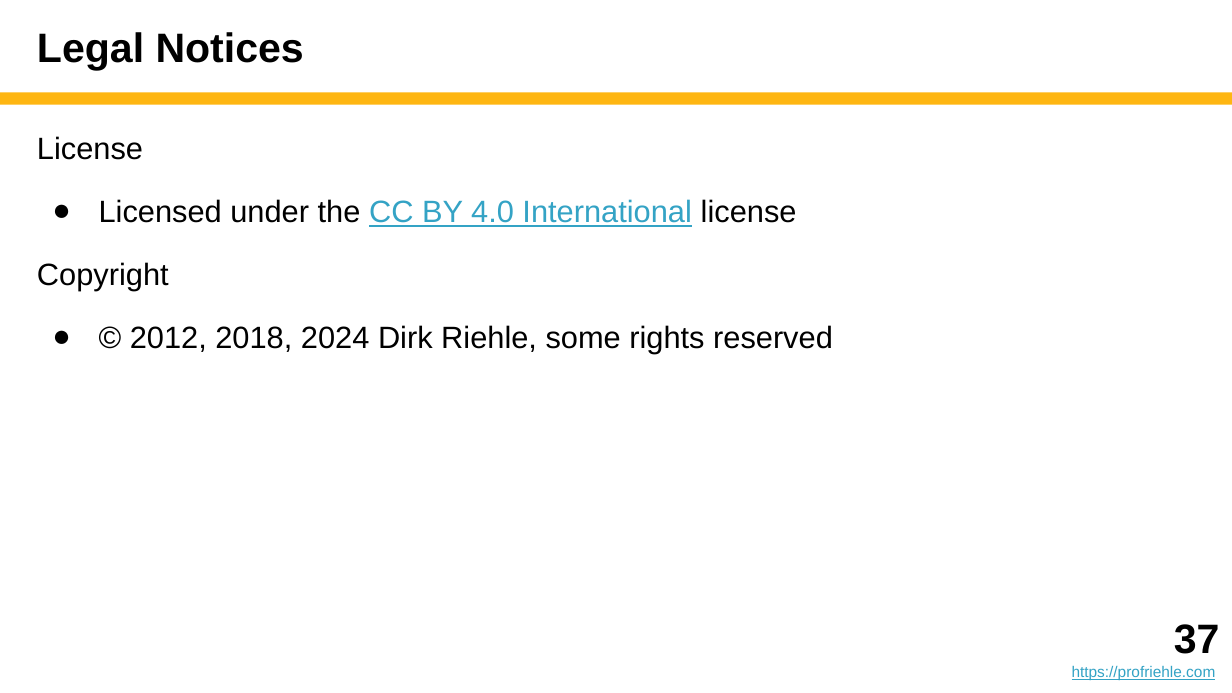
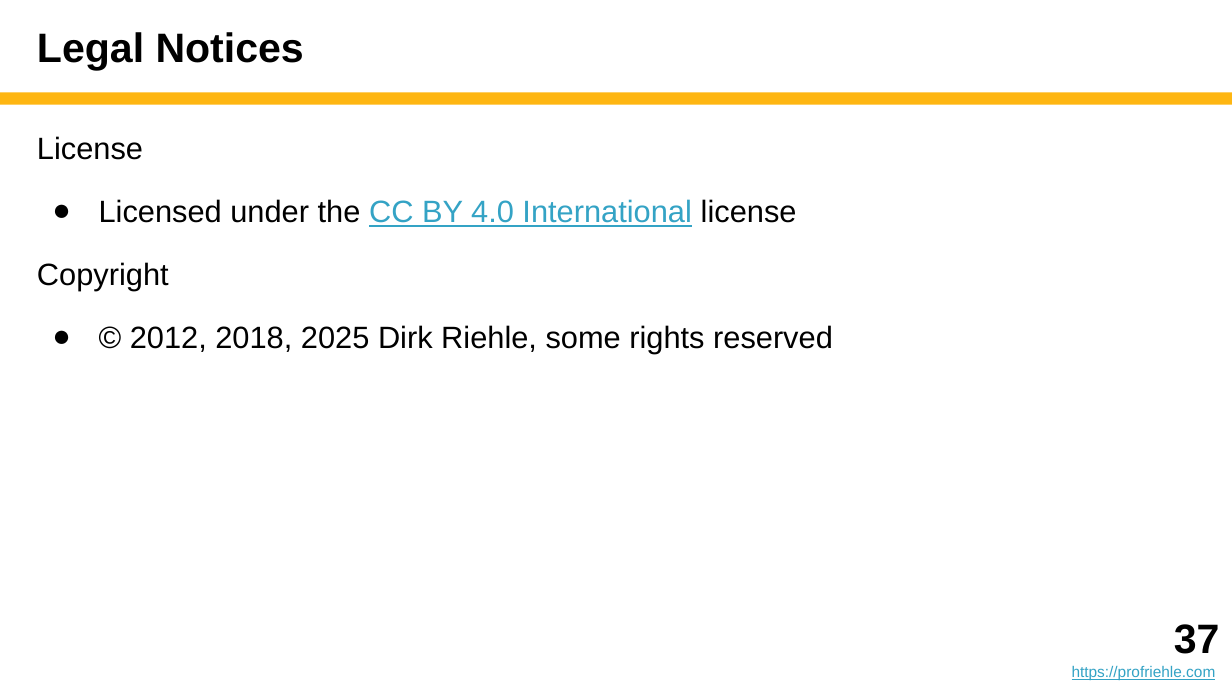
Before and after one commit to dirkriehle/adap-course, a slide deck: slide 37 of Lecture slides/ADAP D03 - Collaboration-Based Design.pptx. Drawn at 1232x693 pixels with LibreOffice and Linux fonts; fonts in the diff are those of the drawing. Boxes give left, top, right and bottom in pixels: in the first picture for what was removed or moved away, otherwise in the second. Text is boxed around its words. In the diff, an @@ line names an element or a change of style, - is before the commit and + after.

```diff
--- a/Lecture slides/ADAP D03 - Collaboration-Based Design.pptx
+++ b/Lecture slides/ADAP D03 - Collaboration-Based Design.pptx
@@ text at (130, 325, 833, 354): text changed @@
-● © 2012, 2018, 2024 Dirk Riehle, some rights reserved
+● © 2012, 2018, 2025 Dirk Riehle, some rights reserved
```
Also in this commit, not shown: 4 other slides changed, 1 other file.
